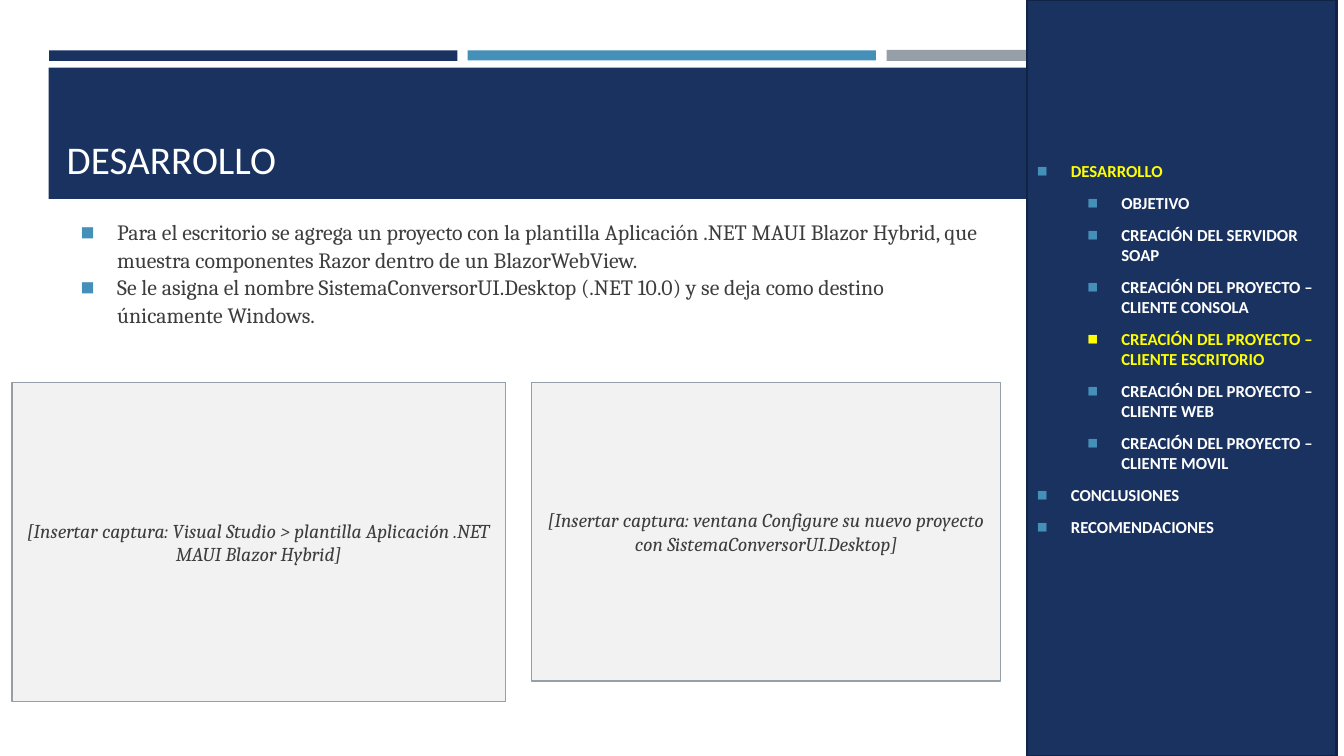
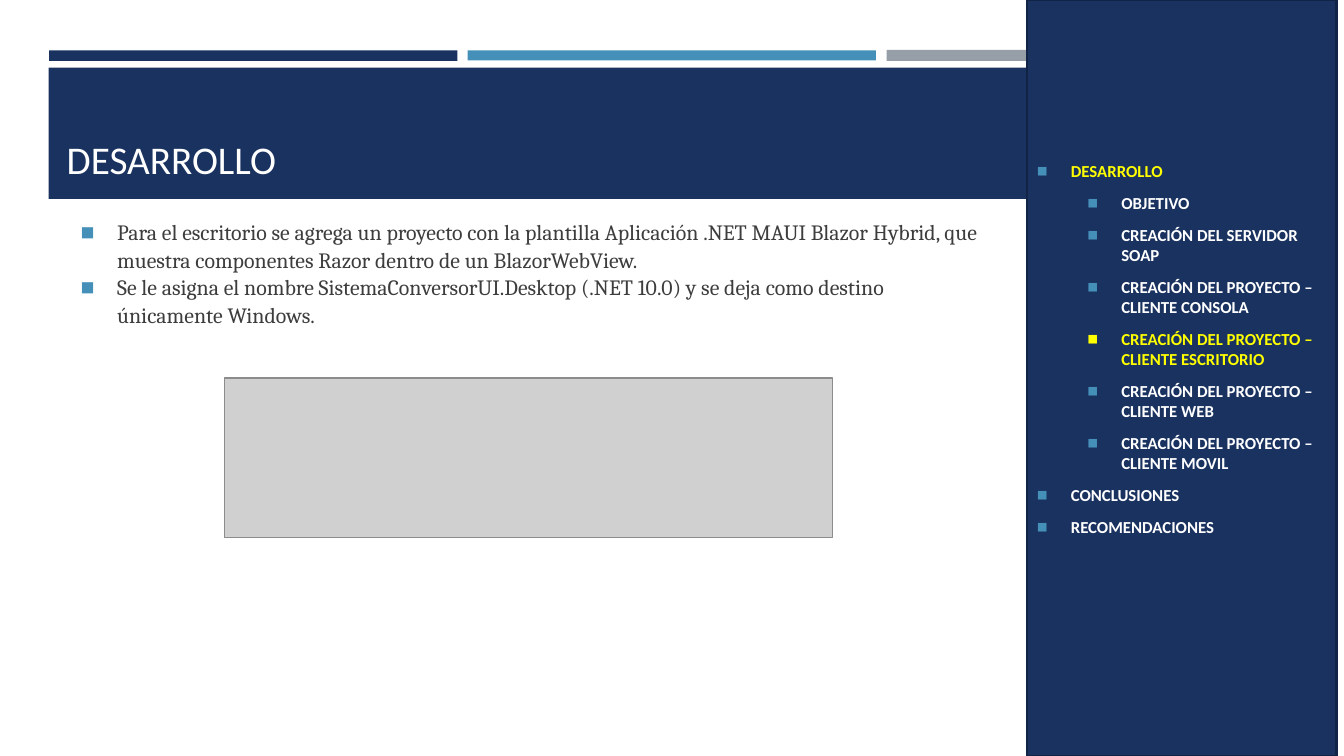
Before and after one commit to Teo344/Arquitectura_GRUPO03, a slide deck: slide 29 of TI.1.2. PAO202651_SOAP_DOTNET_SINBDD_NRC36884_GR03/05. DOCUMENTACION/PRESENTACION TI.1.2. SOAP sin BDD en DOTNET GR03.pptx. Drawn at 1344x756 pixels with LibreOffice and Linux fonts; fonts in the diff are those of the drawing; grey boxes stand for pictures. Boxes give left, top, right and bottom in pixels: in the first picture for what was removed or moved away, otherwise in the second. Text is boxed around its words. In the diff, an @@ line names an element or a change of style, - is before the commit and + after.

```diff
--- a/TI.1.2. PAO202651_SOAP_DOTNET_SINBDD_NRC36884_GR03/05. DOCUMENTACION/PRESENTACION TI.1.2. SOAP sin BDD en DOTNET GR03.pptx
+++ b/TI.1.2. PAO202651_SOAP_DOTNET_SINBDD_NRC36884_GR03/05. DOCUMENTACION/PRESENTACION TI.1.2. SOAP sin BDD en DOTNET GR03.pptx
@@ rectangle removed at box(12, 383, 506, 703) @@
-[Insertar captura: Visual Studio > plantilla Aplicación .NET MAUI Blazor Hybrid]
@@ picture added at box(225, 378, 833, 538) @@
@@ rectangle removed at box(532, 383, 1001, 682) @@
-[Insertar captura: ventana Configure su nuevo proyecto con SistemaConversorUI.Desktop]
```
Also in this commit, not shown: 29 other slides changed, 2 slides removed, 1 other file.
